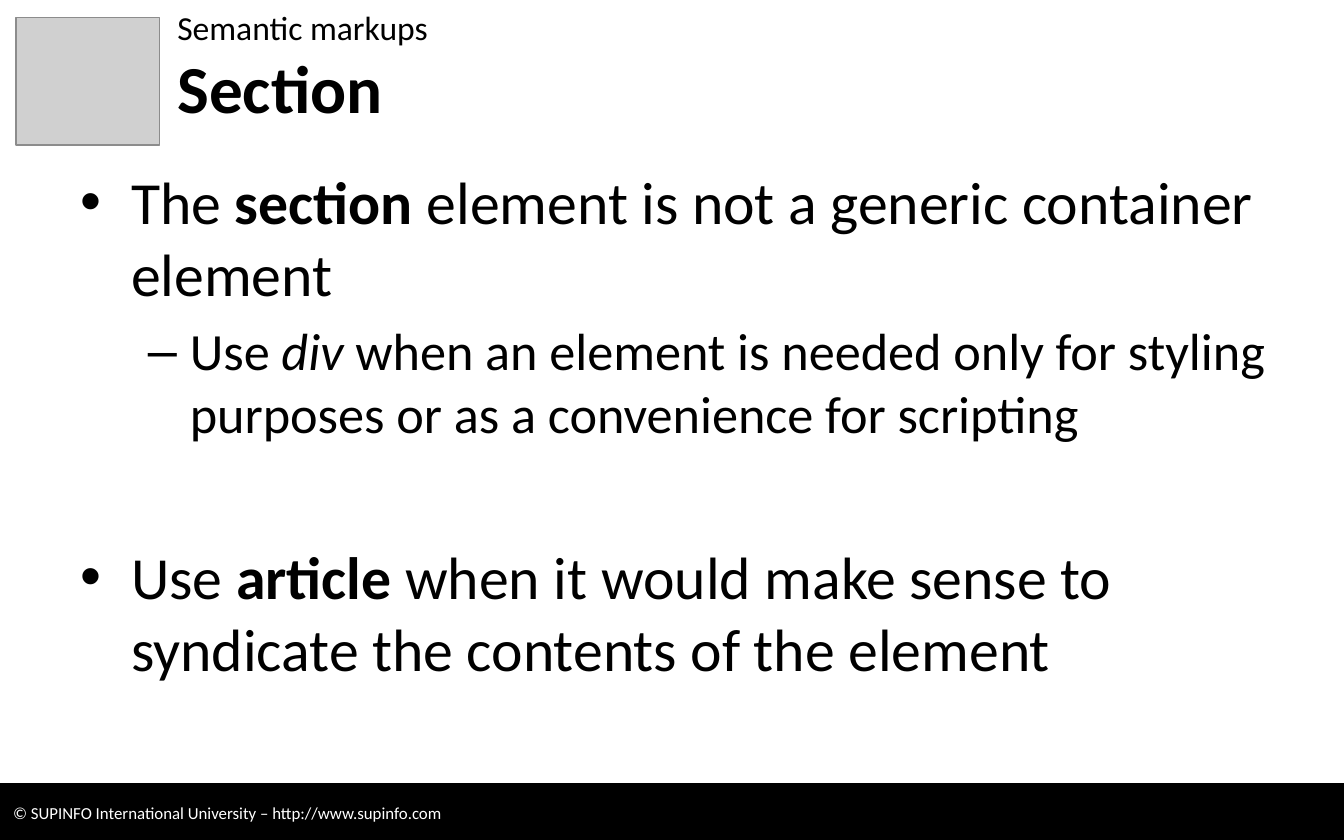
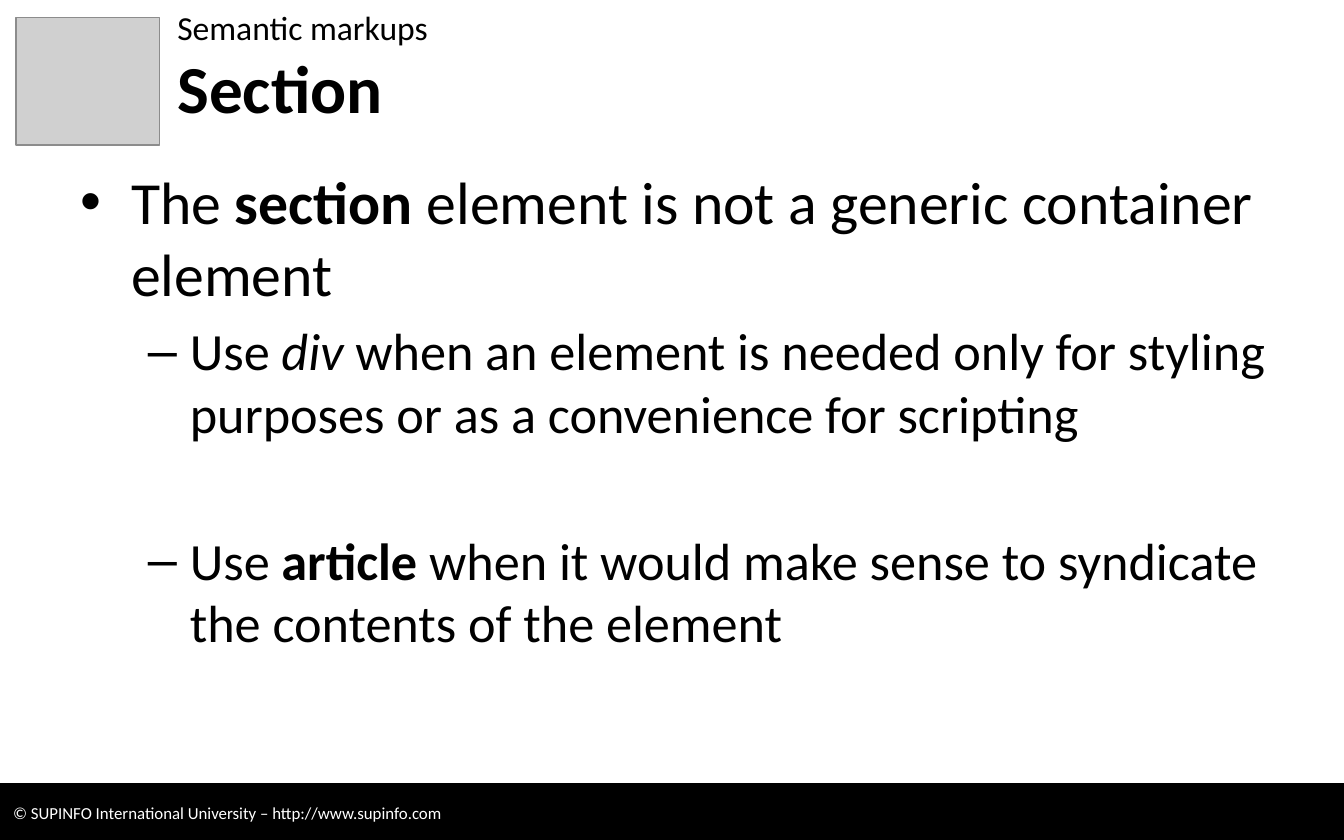
Before and after one commit to CodeCourses/3WEB, a slide deck: slide 10 of 04 - HTML5 - New Markups [RC without Labs].pptx. Drawn at 1344x840 pixels with LibreOffice and Linux fonts; fonts in the diff are those of the drawing; grey boxes stand for pictures; background and template pictures are left out. Boxes give left, top, right and bottom in pixels: in the first picture for what was removed or moved away, otherwise in the second. Text is boxed around its words. In the diff, an @@ line names an element or a change of style, - is before the commit and + after.

```diff
--- a/04 - HTML5 - New Markups [RC without Labs].pptx
+++ b/04 - HTML5 - New Markups [RC without Labs].pptx
@@ text at box(190, 543, 1257, 643): size 32 to 28 pt in "Use article when it would make sense ..."; bullet • to –; list level 1 to 2 in "Use article when it would ..." @@
```
Also in this commit, not shown: 7 other slides changed, 39 slides added, 8 other files.
